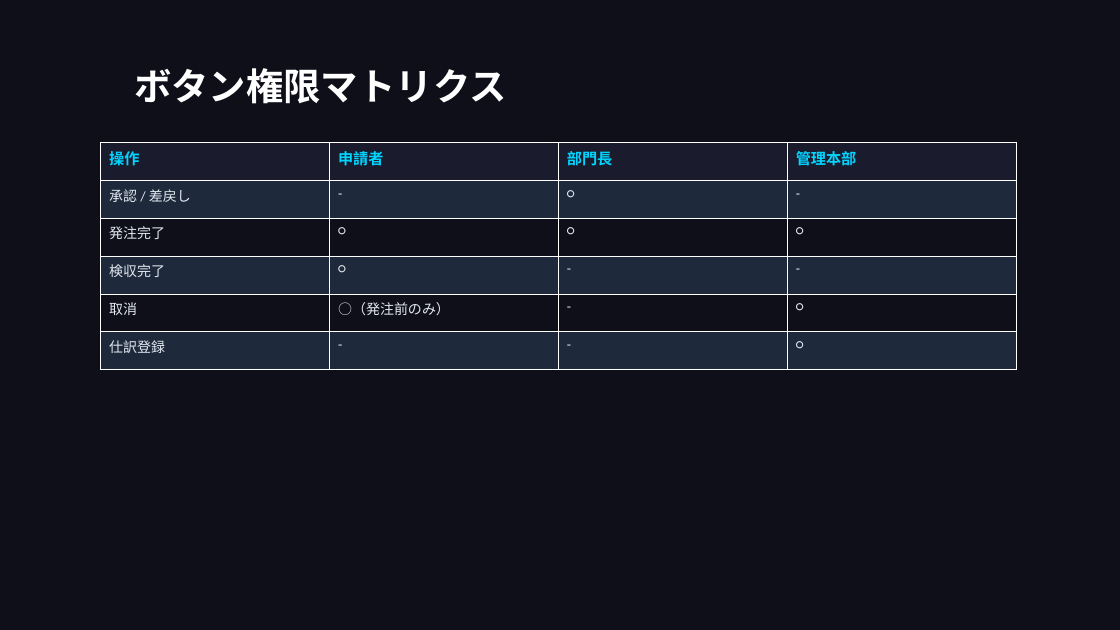
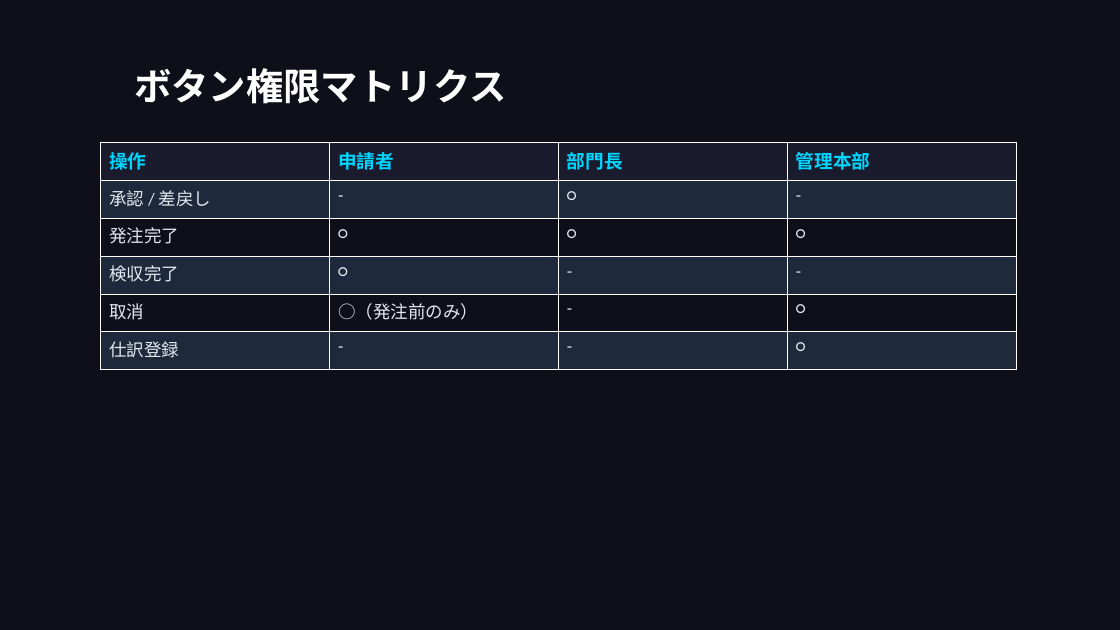
Before and after one commit to takeshiizawa123/next-procurement-poc, a slide deck: slide 13 of docs/operational-guide.pptx. Drawn at 1120x630 pixels with LibreOffice and Linux fonts; fonts in the diff are those of the drawing. Boxes give left, top, right and bottom in pixels: in the first picture for what was removed or moved away, otherwise in the second. Text is boxed around its words. In the diff, an @@ line names an element or a change of style, - is before the commit and + after.

```diff
--- a/docs/operational-guide.pptx
+++ b/docs/operational-guide.pptx
@@ table at [101,143,1018,370] @@
@@ size 13 to 16 pt in "操作", "申請者", "部門長", "管理本部" @@
@@ size 12 to 15 pt in "承認 / 差戻し", "-", "○", "-" and 16 more places @@
```
Also in this commit, not shown: 13 other slides changed, 5 other files.
